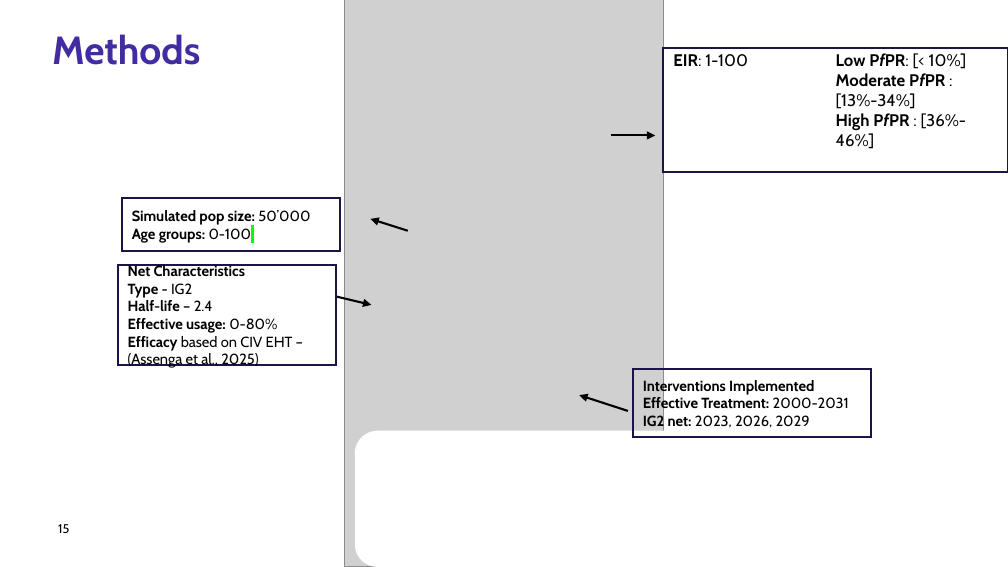
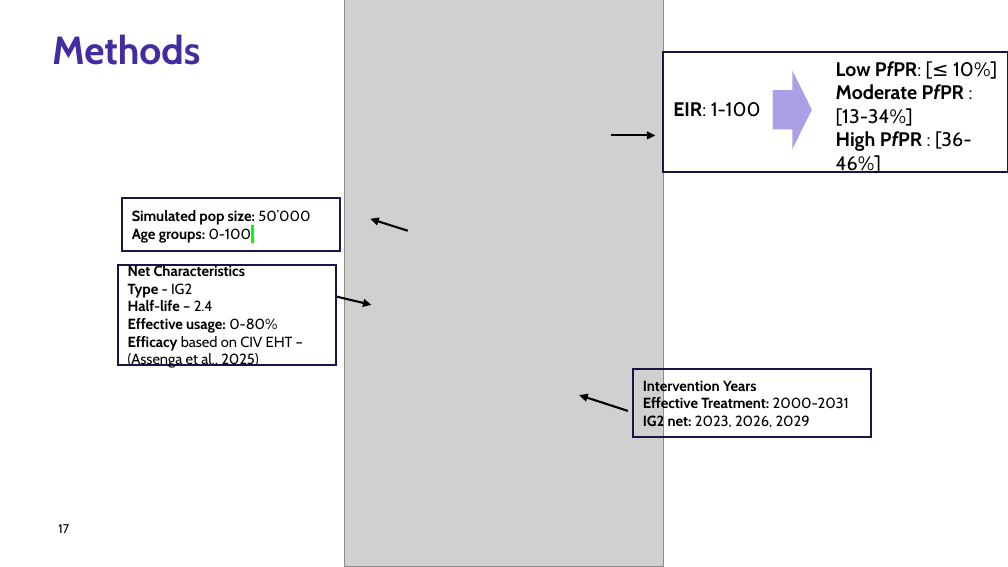
Before and after one commit to zenabusuboi/MySWISS-TPH, a slide deck: slide 17 of ZenabuPhD/COMMUNITY PROTECTION/PRESENTATIONS/CommProt_Presentation4_AnnualCommitteeMeeting2_2026.pptx (slide 15 before the commit). Drawn at 1008x567 pixels with LibreOffice and Linux fonts; fonts in the diff are those of the drawing; grey boxes stand for pictures; background and template pictures are left out. Boxes give left, top, right and bottom in pixels: in the first picture for what was removed or moved away, otherwise in the second. Text is boxed around its words. In the diff, an @@ line names an element or a change of style, - is before the commit and + after.

```diff
--- a/ZenabuPhD/COMMUNITY PROTECTION/PRESENTATIONS/CommProt_Presentation4_AnnualCommitteeMeeting2_2026.pptx
+++ b/ZenabuPhD/COMMUNITY PROTECTION/PRESENTATIONS/CommProt_Presentation4_AnnualCommitteeMeeting2_2026.pptx
@@ rectangle "EIR: 1-100": place and size @@
-rectangle "EIR: 1-100" at box(663, 47, 1008, 171)
+rectangle "EIR: 1-100" at box(663, 52, 1008, 172)
@@ right arrow added at box(773, 71, 812, 149), fill #AD9FE5 @@
@@ text in rectangle at box(836, 61, 997, 173): text changed; size 12 to 14 pt @@
-Low PfPR: [< 10%]
-Moderate PfPR : [13%-34%]
-High PfPR : [36%-46%]
+Low PfPR: [≤ 10%]
+Moderate PfPR : [13-34%]
+High PfPR : [36-46%]
@@ text in rectangle at box(673, 102, 761, 117): size 12 to 14 pt in "EIR: 1-100" @@
@@ text in rectangle at box(643, 378, 757, 395): text changed @@
-Interventions Implemented
+Intervention Years
@@ rounded rectangle removed at box(355, 430, 700, 566) @@
@@ page number at box(58, 524, 69, 533): text changed @@
-15
+17
```
Also in this commit, not shown: 12 other slides changed, 2 slides added, 2 slides removed, 46 other files.
